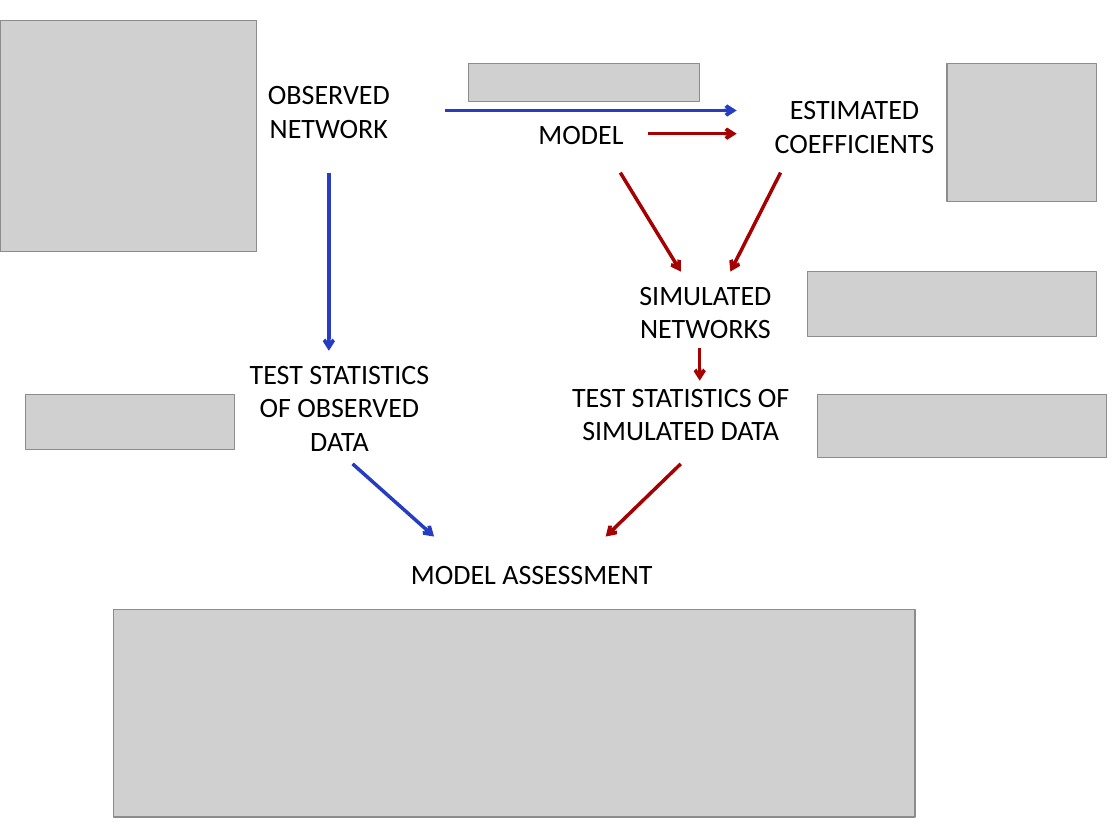
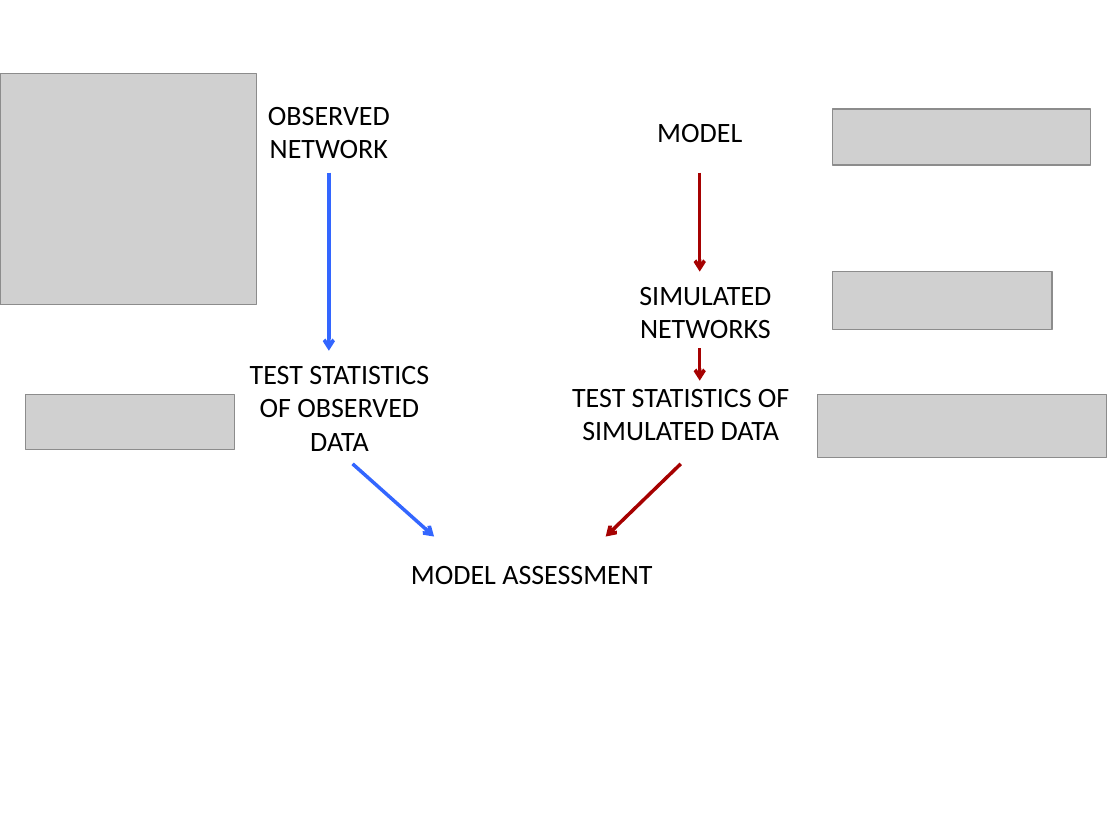
Before and after one commit to ebey/sunbelt2015, a slide deck: slide 1 of images/workflow.pptx. Drawn at 1120x840 pixels with LibreOffice and Linux fonts; fonts in the diff are those of the drawing; grey boxes stand for pictures. Boxes give left, top, right and bottom in pixels: in the first picture for what was removed or moved away, otherwise in the second. Text is boxed around its words. In the diff, an @@ line names an element or a change of style, - is before the commit and + after.

```diff
--- a/images/workflow.pptx
+++ b/images/workflow.pptx
@@ picture: place and size @@
-picture at [0,20,256,251]
+picture at [0,74,256,305]
@@ picture removed at [468,64,700,102] @@
@@ picture removed at [948,64,1098,202] @@
@@ text "OBSERVED NETWORK": place and size @@
-text "OBSERVED NETWORK" at [268,86,390,138]
+text "OBSERVED NETWORK" at [268,107,390,158]
@@ arrow removed from (445, 111) to (737, 111) @@
@@ text "MODEL": place and size @@
-text "MODEL" at [538,126,623,145]
+text "MODEL" at [657,124,742,143]
@@ text removed at [775,101,935,154] @@
-ESTIMATED COEFFICIENTS
@@ picture added at [833,109,1092,165] @@
@@ arrow removed from (647, 133) to (737, 133) @@
@@ arrow (329, 172) - (329, 351): stroke #263DC3 2.25 pt to #3366FF 2.25 pt @@
@@ arrow removed from (620, 172) to (681, 271) @@
@@ arrow moved from (781, 172) - (730, 271) to (700, 172) - (700, 271) @@
@@ picture: place and size @@
-picture at [808,271,1096,336]
+picture at [833,271,1053,328]
@@ arrow (353, 464) - (435, 536): stroke #263DC3 2.25 pt to #3366FF 2.25 pt @@
@@ picture removed at [113,610,915,818] @@
```
Also in this commit, not shown: 1 other file.
